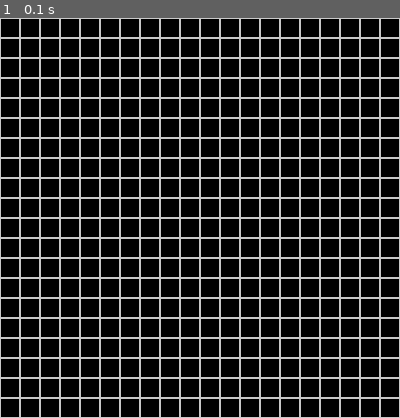
Above: before the commit, frame 1.
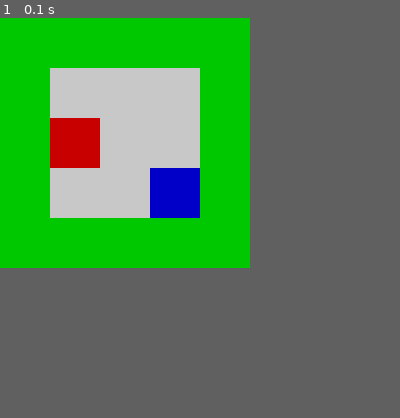
Above: after the commit, the same moment.

Repository: YarikTH/pygame_sandbox
Game: pygame game, started from main.py
Two runs of this game, one before a commit and one after it. Both use one fixed random seed, a clock stepped at 60 frames per second and the inputs below.
Inputs:
- Up to frame 1 (0.1 s): no input
In our replay, the window is 400x400 before the commit and 250x250 after it. These sizes can differ from the game's own. Grey fills any space a smaller window leaves; there, only what the larger window draws over its background counts as a difference.

The runs differ from the first frame. In frame 1, 49% of the frame differs, in the area x 0-100%, y 0-100%.

Commit message:
add numpy based game map and its drawing

Diff:
--- a/main.py
+++ b/main.py
@@ -1,15 +1,41 @@
 import sys
 import pygame
+import numpy as np
+from enum import Enum
 
-BLACK = (0, 0, 0)
-WHITE = (200, 200, 200)
-WINDOW_HEIGHT = 400
-WINDOW_WIDTH = 400
+
+class CellType(Enum):
+    FLOOR = 0
+    WALL = 1
+    PLAYER = 2
+    DIAMOND = 3
+
+
+cell_type_colors = {
+    CellType.FLOOR: (200, 200, 200),
+    CellType.WALL: (0, 200, 0),
+    CellType.PLAYER: (200, 0, 0),
+    CellType.DIAMOND: (0, 0, 200),
+}
+
+
+game_map = np.array([
+    [CellType.WALL, CellType.WALL,   CellType.WALL,  CellType.WALL,   CellType.WALL],
+    [CellType.WALL, CellType.FLOOR,  CellType.FLOOR, CellType.FLOOR,  CellType.WALL],
+    [CellType.WALL, CellType.PLAYER, CellType.FLOOR, CellType.FLOOR,  CellType.WALL],
+    [CellType.WALL, CellType.FLOOR,  CellType.FLOOR, CellType.DIAMOND, CellType.WALL],
+    [CellType.WALL, CellType.WALL,   CellType.WALL,  CellType.WALL,   CellType.WALL],
+])
+
+
+CELL_SIZE = 50
+WINDOW_HEIGHT, WINDOW_WIDTH = tuple(x * CELL_SIZE for x in game_map.shape)
 
 
 def main():
     pygame.init()
     drawing_surface = pygame.display.set_mode((WINDOW_WIDTH, WINDOW_HEIGHT))
+    BLACK = (0, 0, 0)
     drawing_surface.fill(BLACK)
 
     while True:
@@ -23,11 +49,12 @@
 
 
 def draw_grid(drawing_surface):
-    block_size = 20  # Set the size of the grid block
-    for x in range(0, WINDOW_WIDTH, block_size):
-        for y in range(0, WINDOW_HEIGHT, block_size):
-            rect = pygame.Rect(x, y, block_size, block_size)
-            pygame.draw.rect(drawing_surface, WHITE, rect, 1)
+    for i, row in enumerate(game_map):
+        y = i * CELL_SIZE
+        for j, cell in enumerate(row):
+            x = j * CELL_SIZE
+            rect = pygame.Rect(x, y, CELL_SIZE, CELL_SIZE)
+            pygame.draw.rect(drawing_surface, cell_type_colors[cell], rect)
 
 
 if __name__ == '__main__':
